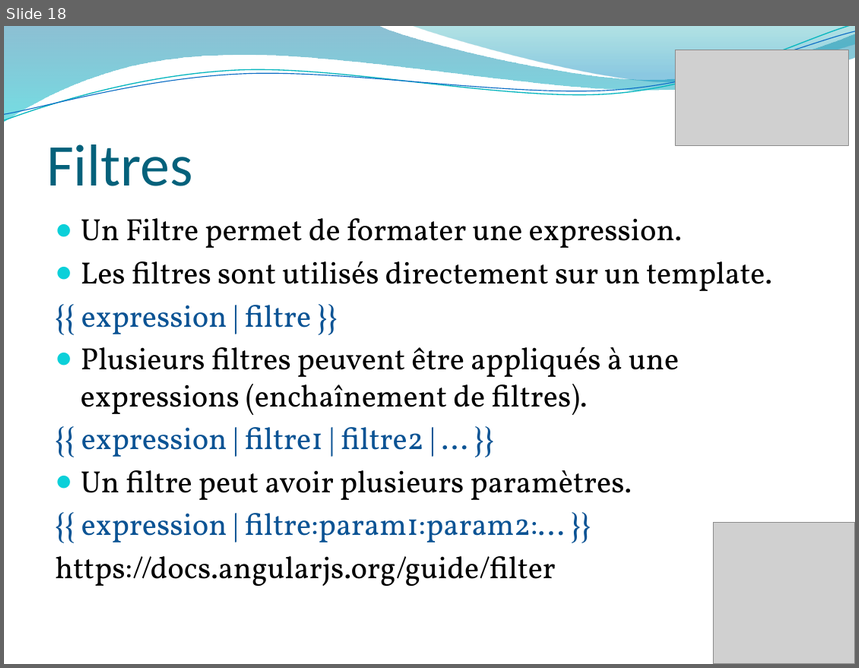
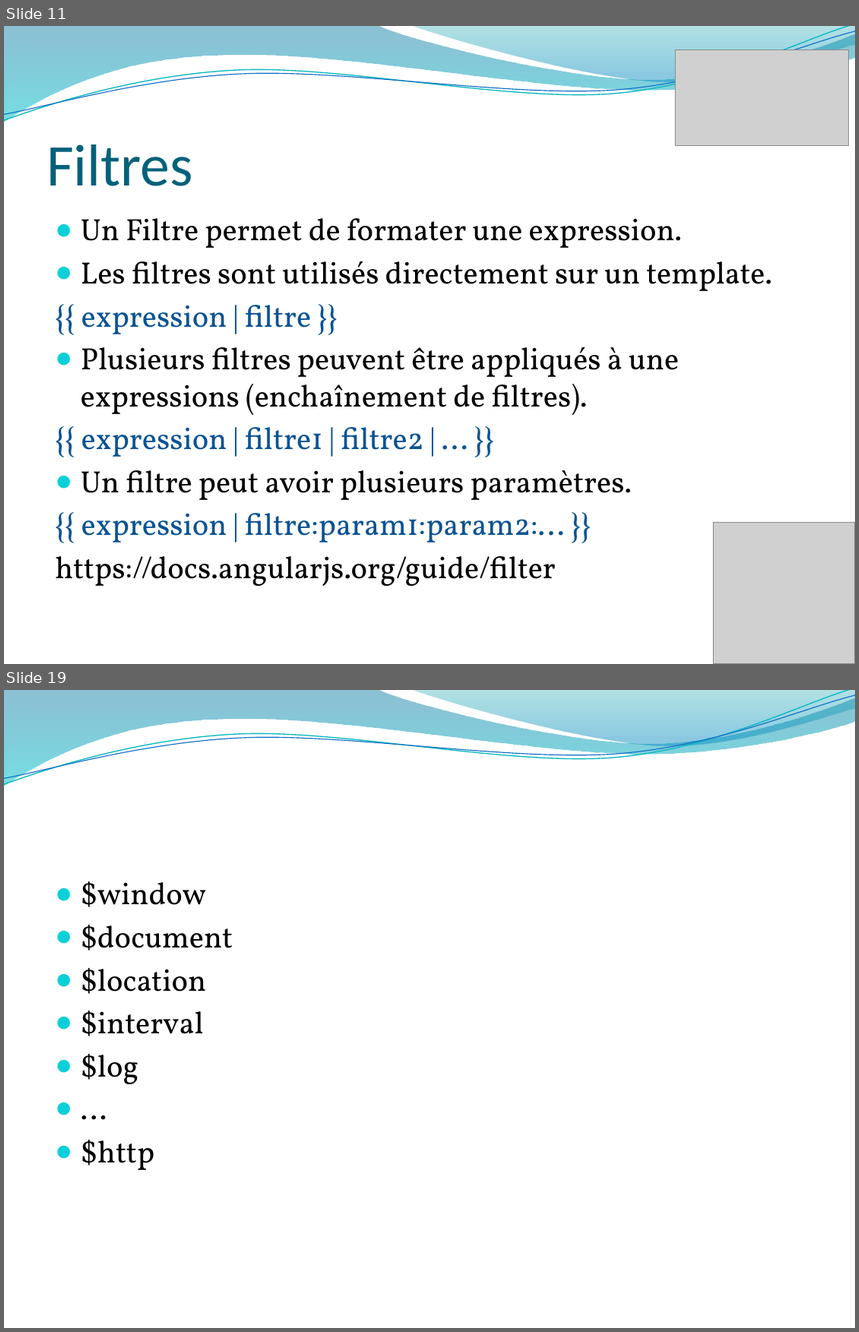
Before and after one commit to usfalami/Angular, a slide deck: _ng.pptx. Shown one above the other, each under a label of ours: slide 18 before the commit, slides 11 and 19 after it; the slides between them are not shown. The pictures are 859x668 and 859x1332 pixels, drawn with LibreOffice and Linux fonts; fonts in the diff are those of the drawing; grey boxes stand for pictures; background and template pictures are left out. Boxes give left, top, right and bottom in pixels: in the first picture for what was removed or moved away, otherwise in the second. Text is boxed around its words. In the diff, an @@ line names an element or a change of style, - is before the commit and + after.

```diff
--- a/_ng.pptx
+++ b/_ng.pptx
@@ slide 19 added at <box>4,690,855,1328</box>, background picture (left out); not listed: 4 template elements that a slide beside it also shows @@
@@ text added at <box>81,882,234,1170</box>, 26 pt, text #000000 @@
+● $window
+● $document
+● $location
+● $interval
+● $log
+● …
+● $http
@@ what was slide 18 is now slide 11 @@
```
Also in this commit, not shown: 8 slides changed, 2 other slides added, 9 other files.
